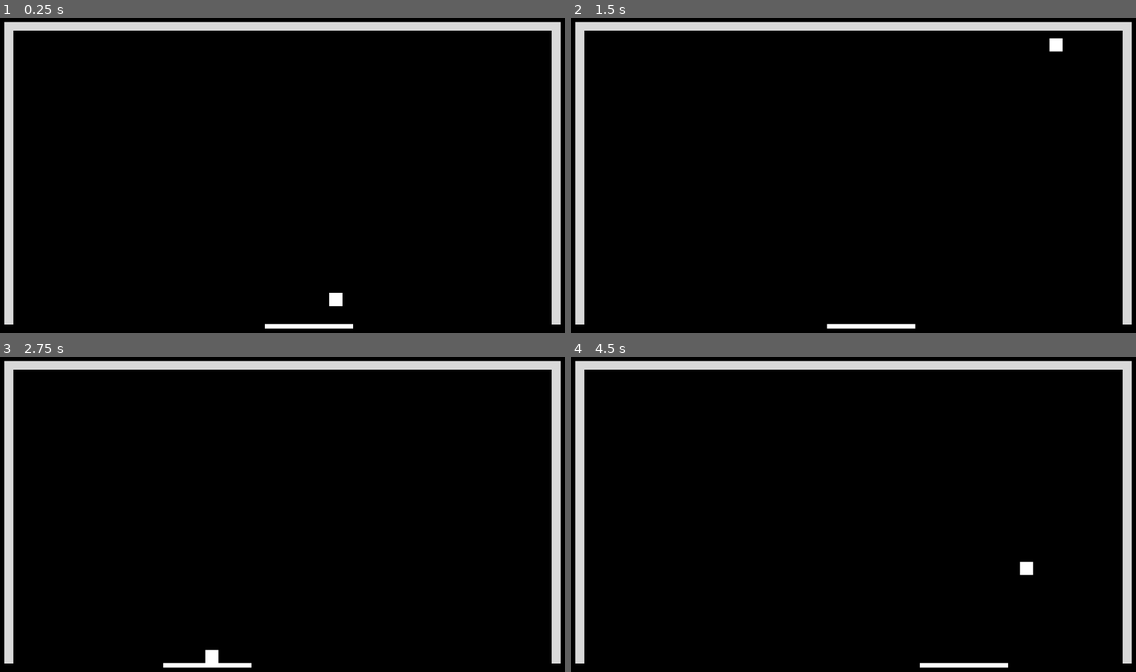
Above: before the commit, frames 1-4 (two rows, left to right).
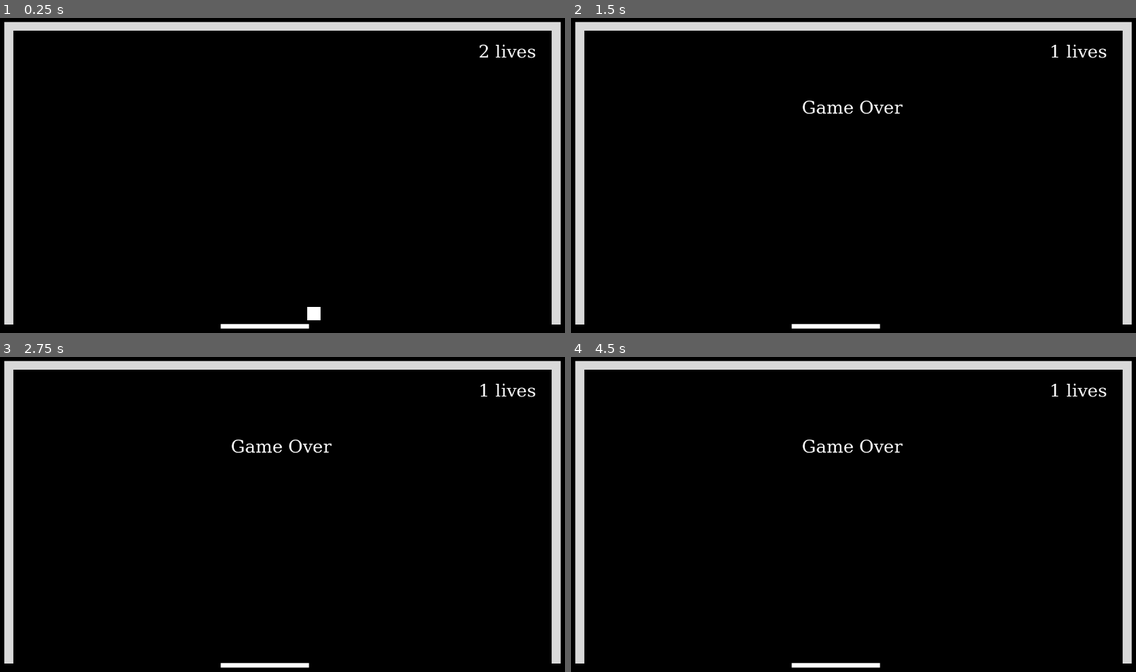
Above: after the commit, the same moments.

Repository: aaronchn99/Breakout
Game: Godot game, scene res://Game.tscn
Two runs of this game, one before a commit and one after it. Both use one fixed random seed, a clock stepped at 60 frames per second and the inputs below. The project has no main scene, so this scene is started directly.
Inputs:
- Up to frame 1 (0.25 s): no input
- Up to frame 2 (1.5 s): hold Right (ui_right) 0.53-1.28 s; hold Left (ui_left) from 1.28 s (still down)
- Up to frame 3 (2.75 s): release Left (ui_left) at 2.03 s; hold Right (ui_right) from 2.03 s (still down)
- Up to frame 4 (4.5 s): release Right (ui_right) at 3.53 s; hold Left (ui_left) from 3.53 s (still down)

The runs differ from the first frame. In frame 1, 0.6% of the frame differs, in the area x 39-95%, y 8-99%; in frame 2, 0.7%; in frame 3, 0.8%; in frame 4, 1.0%.

Commit message:
Feat: Game over - Lives, deduct if ball missed - HUD - Game Over screen

Diff:
--- a/Game.tscn
+++ b/Game.tscn
@@ -1,9 +1,10 @@
-[gd_scene load_steps=7 format=3 uid="uid://dec15bf0rcyj"]
+[gd_scene load_steps=10 format=3 uid="uid://dec15bf0rcyj"]
 
 [ext_resource type="PackedScene" uid="uid://duxv21xnjkro6" path="res://Assets/Paddle.tscn" id="1_m4ftr"]
 [ext_resource type="Script" path="res://Scripts/Game.gd" id="1_nwu3w"]
 [ext_resource type="PackedScene" uid="uid://dfhxag8lv502" path="res://Assets/wall.tscn" id="2_8botx"]
 [ext_resource type="PackedScene" uid="uid://cd6e7xq0mf16u" path="res://Assets/Ball.tscn" id="3_ixu7q"]
+[ext_resource type="Script" path="res://Scripts/HUD.gd" id="5_gwq80"]
 
 [sub_resource type="RectangleShape2D" id="RectangleShape2D_j3xs5"]
 size = Vector2(1400, 10)
@@ -11,12 +12,103 @@
 [sub_resource type="RectangleShape2D" id="RectangleShape2D_ea4wm"]
 size = Vector2(10, 150)
 
+[sub_resource type="FontFile" id="FontFile_6phrg"]
+cache/0/16/0/ascent = 0.0
+cache/0/16/0/descent = 0.0
+cache/0/16/0/underline_position = 0.0
+cache/0/16/0/underline_thickness = 0.0
+cache/0/16/0/scale = 1.0
+cache/0/16/0/kerning_overrides/16/0 = Vector2(0, 0)
+cache/0/16/0/kerning_overrides/10/0 = Vector2(0, 0)
+cache/0/16/0/kerning_overrides/20/0 = Vector2(0, 0)
+cache/0/16/0/kerning_overrides/30/0 = Vector2(0, 0)
+cache/0/16/0/kerning_overrides/80/0 = Vector2(0, 0)
+cache/0/16/0/kerning_overrides/50/0 = Vector2(0, 0)
+cache/0/16/0/kerning_overrides/40/0 = Vector2(0, 0)
+cache/0/10/0/ascent = 0.0
+cache/0/10/0/descent = 0.0
+cache/0/10/0/underline_position = 0.0
+cache/0/10/0/underline_thickness = 0.0
+cache/0/10/0/scale = 1.0
+cache/0/10/0/kerning_overrides/16/0 = Vector2(0, 0)
+cache/0/10/0/kerning_overrides/10/0 = Vector2(0, 0)
+cache/0/10/0/kerning_overrides/20/0 = Vector2(0, 0)
+cache/0/10/0/kerning_overrides/30/0 = Vector2(0, 0)
+cache/0/10/0/kerning_overrides/80/0 = Vector2(0, 0)
+cache/0/10/0/kerning_overrides/50/0 = Vector2(0, 0)
+cache/0/10/0/kerning_overrides/40/0 = Vector2(0, 0)
+cache/0/20/0/ascent = 0.0
+cache/0/20/0/descent = 0.0
+cache/0/20/0/underline_position = 0.0
+cache/0/20/0/underline_thickness = 0.0
+cache/0/20/0/scale = 1.0
+cache/0/20/0/kerning_overrides/16/0 = Vector2(0, 0)
+cache/0/20/0/kerning_overrides/10/0 = Vector2(0, 0)
+cache/0/20/0/kerning_overrides/20/0 = Vector2(0, 0)
+cache/0/20/0/kerning_overrides/30/0 = Vector2(0, 0)
+cache/0/20/0/kerning_overrides/80/0 = Vector2(0, 0)
+cache/0/20/0/kerning_overrides/50/0 = Vector2(0, 0)
+cache/0/20/0/kerning_overrides/40/0 = Vector2(0, 0)
+cache/0/30/0/ascent = 0.0
+cache/0/30/0/descent = 0.0
+cache/0/30/0/underline_position = 0.0
+cache/0/30/0/underline_thickness = 0.0
+cache/0/30/0/scale = 1.0
+cache/0/30/0/kerning_overrides/16/0 = Vector2(0, 0)
+cache/0/30/0/kerning_overrides/10/0 = Vector2(0, 0)
+cache/0/30/0/kerning_overrides/20/0 = Vector2(0, 0)
+cache/0/30/0/kerning_overrides/30/0 = Vector2(0, 0)
+cache/0/30/0/kerning_overrides/80/0 = Vector2(0, 0)
+cache/0/30/0/kerning_overrides/50/0 = Vector2(0, 0)
+cache/0/30/0/kerning_overrides/40/0 = Vector2(0, 0)
+cache/0/80/0/ascent = 0.0
+cache/0/80/0/descent = 0.0
+cache/0/80/0/underline_position = 0.0
+cache/0/80/0/underline_thickness = 0.0
+cache/0/80/0/scale = 1.0
+cache/0/80/0/kerning_overrides/16/0 = Vector2(0, 0)
+cache/0/80/0/kerning_overrides/10/0 = Vector2(0, 0)
+cache/0/80/0/kerning_overrides/20/0 = Vector2(0, 0)
+cache/0/80/0/kerning_overrides/30/0 = Vector2(0, 0)
+cache/0/80/0/kerning_overrides/80/0 = Vector2(0, 0)
+cache/0/80/0/kerning_overrides/50/0 = Vector2(0, 0)
+cache/0/80/0/kerning_overrides/40/0 = Vector2(0, 0)
+cache/0/50/0/ascent = 0.0
+cache/0/50/0/descent = 0.0
+cache/0/50/0/underline_position = 0.0
+cache/0/50/0/underline_thickness = 0.0
+cache/0/50/0/scale = 1.0
+cache/0/50/0/kerning_overrides/16/0 = Vector2(0, 0)
+cache/0/50/0/kerning_overrides/10/0 = Vector2(0, 0)
+cache/0/50/0/kerning_overrides/20/0 = Vector2(0, 0)
+cache/0/50/0/kerning_overrides/30/0 = Vector2(0, 0)
+cache/0/50/0/kerning_overrides/80/0 = Vector2(0, 0)
+cache/0/50/0/kerning_overrides/50/0 = Vector2(0, 0)
+cache/0/50/0/kerning_overrides/40/0 = Vector2(0, 0)
+cache/0/40/0/ascent = 0.0
+cache/0/40/0/descent = 0.0
+cache/0/40/0/underline_position = 0.0
+cache/0/40/0/underline_thickness = 0.0
+cache/0/40/0/scale = 1.0
+cache/0/40/0/kerning_overrides/16/0 = Vector2(0, 0)
+cache/0/40/0/kerning_overrides/10/0 = Vector2(0, 0)
+cache/0/40/0/kerning_overrides/20/0 = Vector2(0, 0)
+cache/0/40/0/kerning_overrides/30/0 = Vector2(0, 0)
+cache/0/40/0/kerning_overrides/80/0 = Vector2(0, 0)
+cache/0/40/0/kerning_overrides/50/0 = Vector2(0, 0)
+cache/0/40/0/kerning_overrides/40/0 = Vector2(0, 0)
+
+[sub_resource type="Theme" id="Theme_u4l5d"]
+default_font = SubResource("FontFile_6phrg")
+default_font_size = 40
+
 [node name="Game" type="Node2D"]
 script = ExtResource("1_nwu3w")
 
 [node name="Paddle" parent="." instance=ExtResource("1_m4ftr")]
 position = Vector2(600, 700)
 rotation = 1.5708
+is_human = true
 ai_type = 6
 
 [node name="Wall" parent="." instance=ExtResource("2_8botx")]
@@ -50,6 +142,7 @@
 
 [node name="Ball" parent="." instance=ExtResource("3_ixu7q")]
 position = Vector2(640, 600)
+start_speed = 1500
 
 [node name="HUD" type="Control" parent="."]
 layout_mode = 3
@@ -59,6 +152,40 @@
 offset_right = 1280.0
 offset_bottom = 133.0
 grow_horizontal = 2
-metadata/_edit_use_anchors_ = true
+pivot_offset = Vector2(640, 0)
+script = ExtResource("5_gwq80")
+
+[node name="Lives" type="Label" parent="HUD"]
+layout_mode = 0
+offset_left = 1084.0
+offset_top = 49.0
+offset_right = 1213.0
+offset_bottom = 108.0
+theme = SubResource("Theme_u4l5d")
+text = "1 Life"
+horizontal_alignment = 2
+vertical_alignment = 1
+
+[node name="GameOver" type="Control" parent="."]
+visible = false
+layout_mode = 3
+anchors_preset = 0
+offset_right = 1280.0
+offset_bottom = 720.0
+
+[node name="Lives" type="Label" parent="GameOver"]
+layout_mode = 1
+anchors_preset = 5
+anchor_left = 0.5
+anchor_right = 0.5
+offset_left = -102.0
+offset_top = 176.0
+offset_right = 95.0
+offset_bottom = 235.0
+grow_horizontal = 2
+theme = SubResource("Theme_u4l5d")
+text = "Game Over"
+horizontal_alignment = 2
+vertical_alignment = 1
 
 [connection signal="body_entered" from="Catch" to="." method="_on_paddle_miss"]
--- a/Scripts/Game.gd
+++ b/Scripts/Game.gd
@@ -1,5 +1,12 @@
 extends Node2D
+
+@export var lives = 3
 
 func _on_paddle_miss(body):
 	print("Paddle Missed :(")
+	lives -= 1
+	if lives == 0:
+		$GameOver.visible = true
+		get_tree().paused = true
+		return
 	$Ball.reset()
--- /dev/null
+++ b/Scripts/HUD.gd
@@ -0,0 +1,5 @@
+extends Control
+
+
+func _process(delta):
+	$Lives.text = str($/root/Game.lives) + ' lives'
Not shown: 1 places in Assets/Ball.tscn that only renumber resources
